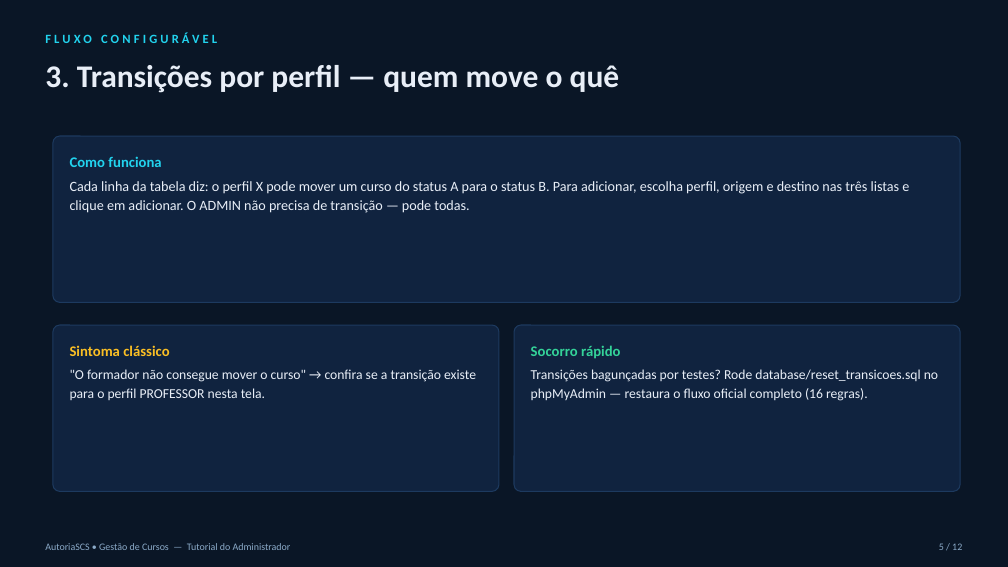
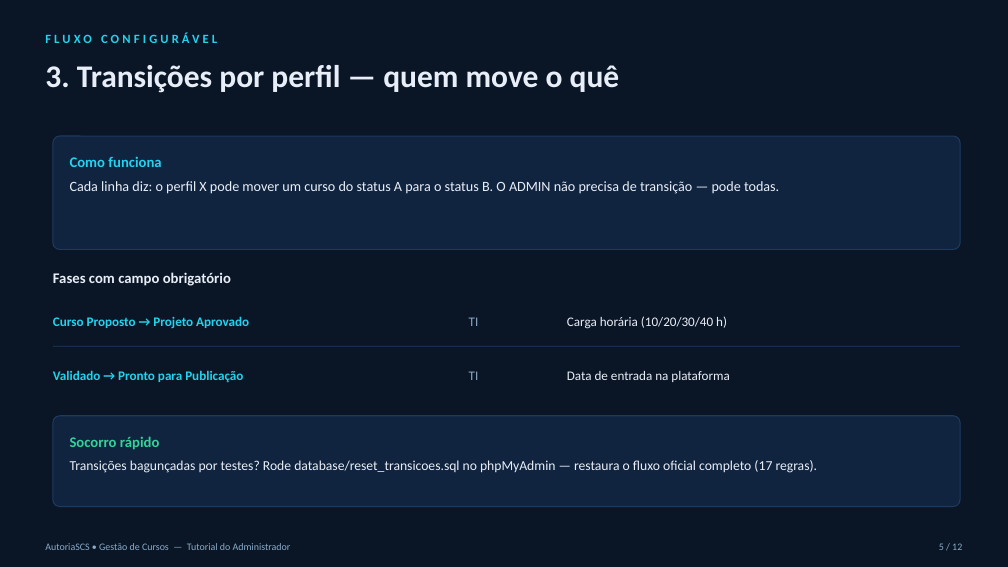
Before and after one commit to flaviospina/AutoriaSCS-Scrum-cursos, a slide deck: slide 5 of docs/tutoriais/Tutorial-Admin.pptx. Drawn at 1008x567 pixels with LibreOffice and Linux fonts; fonts in the diff are those of the drawing. Boxes give left, top, right and bottom in pixels: in the first picture for what was removed or moved away, otherwise in the second. Text is boxed around its words. In the diff, an @@ line names an element or a change of style, - is before the commit and + after.

```diff
--- a/docs/tutoriais/Tutorial-Admin.pptx
+++ b/docs/tutoriais/Tutorial-Admin.pptx
@@ rounded rectangle: place and size @@
-rounded rectangle at (53, 136, 960, 302)
+rounded rectangle at (53, 136, 960, 250)
@@ rounded rectangle at (53, 136, 960, 250): proportions changed @@
@@ text at (70, 181, 779, 194): text changed @@
-Cada linha da tabela diz: o perfil X pode mover um curso do status A para o status B. Para adicionar, escolha perfil, origem e destino nas três listas e clique em adicionar. O ADMIN não precisa de transição — pode todas.
+Cada linha diz: o perfil X pode mover um curso do status A para o status B. O ADMIN não precisa de transição — pode todas.
@@ text added at (53, 272, 231, 286), 14 pt, text #E8EEF7, bold @@
+Fases com campo obrigatório
@@ rounded rectangle removed at (53, 325, 499, 492) @@
@@ text added at (53, 316, 249, 328), 12.5 pt, text #22D3EE, bold @@
+Curso Proposto → Projeto Aprovado
@@ text added at (469, 317, 479, 326), 12.5 pt, text #8BAAC8 @@
+TI
@@ rounded rectangle removed at (514, 325, 960, 492) @@
@@ text added at (567, 316, 727, 329), 12.5 pt, text #E8EEF7 @@
+Carga horária (10/20/30/40 h)
@@ line added from (53, 346) to (960, 346), #1D3A5F 0.75 pt @@
@@ text removed at (70, 345, 169, 356) @@
-Sintoma clássico
@@ text added at (53, 370, 243, 382), 12.5 pt, text #22D3EE, bold @@
+Validado → Pronto para Publicação
@@ text removed at (70, 369, 476, 400) @@
-"O formador não consegue mover o curso" → confira se a transição existe para o perfil PROFESSOR nesta tela.
@@ text added at (469, 371, 479, 380), 12.5 pt, text #8BAAC8 @@
+TI
@@ text added at (567, 371, 729, 382), 12.5 pt, text #E8EEF7 @@
+Data de entrada na plataforma
@@ rounded rectangle added at (53, 416, 960, 507), fill #10233F, outline #1D3A5F 1 pt @@
@@ text "Socorro rápido": place and size @@
-text "Socorro rápido" at (531, 345, 621, 359)
+text "Socorro rápido" at (70, 436, 160, 450)
@@ text at (70, 460, 818, 473): text changed @@
-Transições bagunçadas por testes? Rode database/reset_transicoes.sql no phpMyAdmin — restaura o fluxo oficial completo (16 regras).
+Transições bagunçadas por testes? Rode database/reset_transicoes.sql no phpMyAdmin — restaura o fluxo oficial completo (17 regras).
```
Also in this commit, not shown: 10 other slides changed, 1 slide added, 1 slide removed, 18 other files.
